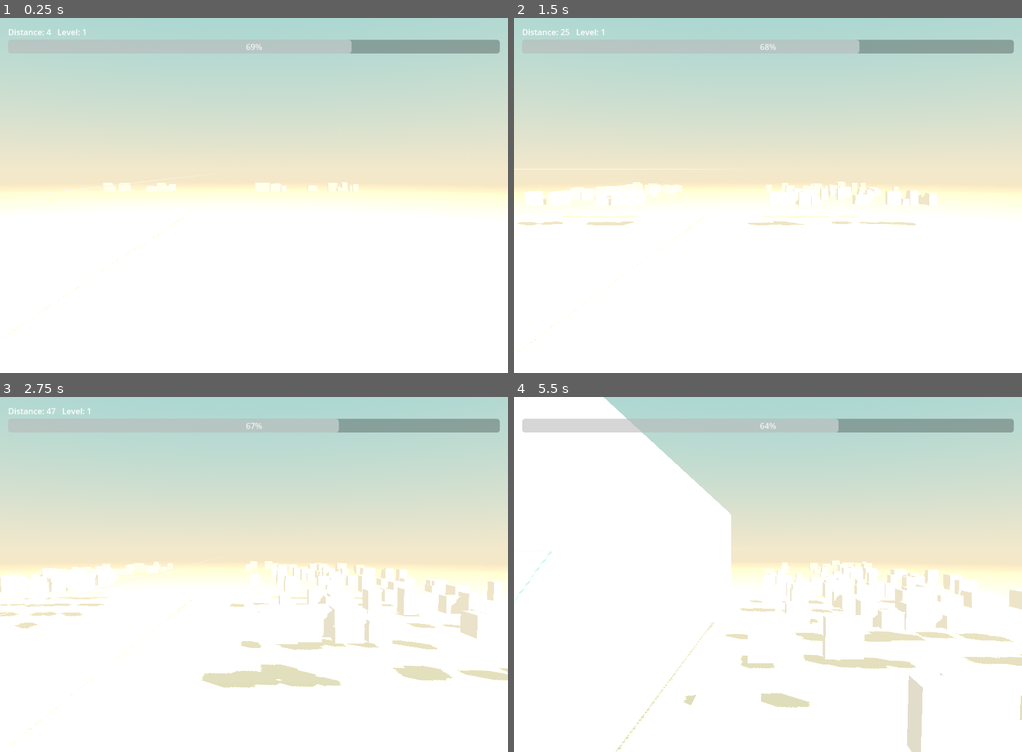
Above: before the commit, frames 1-4 (two rows, left to right).
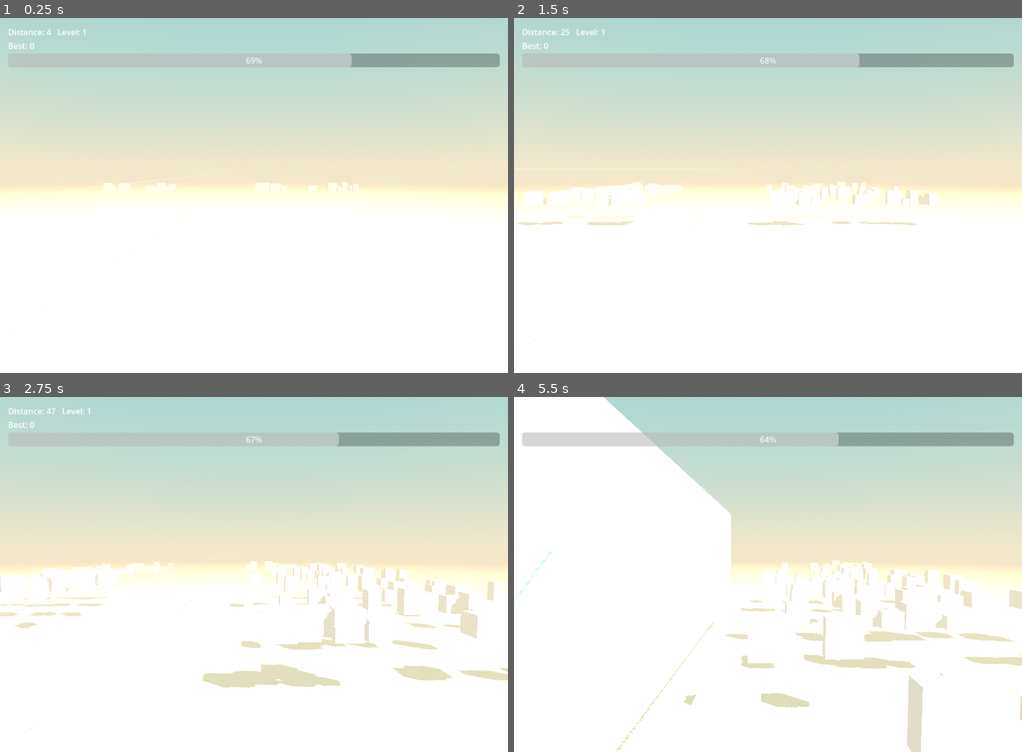
Above: after the commit, the same moments.

Repository: weathermanho/supercent
Game: Godot game, scene res://scenes/Main.tscn
Same seed, same stepped clock (60 frames per second), same inputs: the game is played once before the commit and once after it.
Inputs (mouse positions are in pixels of both pictures, inside the frame that each line leads up to):
- Up to frame 1 (0.25 s): no input
- Up to frame 2 (1.5 s): move the mouse to (879, 177) at 0.52 s; hold Right mouse button (fire_missle) 0.53-1.28 s; move the mouse to (666, 213) at 1.27 s; right-click (666, 213) at 1.35 s
- Up to frame 3 (2.75 s): move the mouse to (304, 496) at 2.02 s; hold Right mouse button (fire_missle) from 2.03 s (still down)
- Up to frame 4 (5.5 s): move the mouse to (742, 645) at 2.77 s; release Right mouse button (fire_missle) at 2.78 s; right-click (742, 645) at 2.85 s; move the mouse to (920, 627) at 3.52 s; hold Right mouse button (fire_missle) 3.53-4.28 s; move the mouse to (615, 521) at 4.27 s; right-click (615, 521) at 4.35 s; move the mouse to (793, 574) at 5.02 s; hold Right mouse button (fire_missle) from 5.03 s (still down)

The runs differ from the first frame. In frame 1, 2.4% of the frame differs, in the area x 1-99%, y 6-14%; in frame 2, 2.5%; in frame 3, 2.6%; in frame 4, 4.6%.

Commit message:
feat(meta): persist best_distance via user://best.save

Diff:
--- a/godot_project/scenes/Main.tscn
+++ b/godot_project/scenes/Main.tscn
@@ -60,6 +60,10 @@
 layout_mode = 2
 text = "Distance: 0"
 
+[node name="BestLabel" type="Label" parent="HUD/Margin/VBox"]
+layout_mode = 2
+text = "Best: 0"
+
 [node name="EnergyBar" type="ProgressBar" parent="HUD/Margin/VBox"]
 layout_mode = 2
 value = 70.0
--- a/godot_project/scripts/GameConfig.gd
+++ b/godot_project/scripts/GameConfig.gd
@@ -141,3 +141,9 @@
 	var nv: float = clampf(v, vmin, vmax)
 	var pc: float = (nv - vmin) / (vmax - vmin)
 	return tmin + pc * (tmax - tmin)
+
+
+const SaveData := preload("res://scripts/SaveData.gd")
+
+func _ready() -> void:
+	best_distance = SaveData.load_best()
--- a/godot_project/scripts/Main.gd
+++ b/godot_project/scripts/Main.gd
@@ -25,6 +25,7 @@
 @onready var hud: CanvasLayer = $HUD
 @onready var flash_overlay: ColorRect = $HUD/Flash
 @onready var distance_label: Label = $HUD/Margin/VBox/DistanceLabel
+@onready var best_label: Label = $HUD/Margin/VBox/BestLabel
 @onready var energy_bar: ProgressBar = $HUD/Margin/VBox/EnergyBar
 @onready var status_label: Label = $HUD/Margin/VBox/StatusLabel
 
@@ -114,6 +115,7 @@
 	director.tick_weapon(dt_ms / 1000.0)
 	if GameConfig.energy < 1.0:
 		GameConfig.status = GameConfig.STATUS_GAME_OVER
+		_on_game_over()
 
 	GameConfig.base_speed += (GameConfig.target_base_speed - GameConfig.base_speed) * dt_ms * 0.02
 	GameConfig.speed = GameConfig.base_speed * GameConfig.plane_speed
@@ -482,10 +484,21 @@
 func _update_hud() -> void:
 	distance_label.text = "Distance: %d   Level: %d" % [int(GameConfig.distance), GameConfig.level]
 	energy_bar.value = GameConfig.energy
+	best_label.text = "Best: %d" % GameConfig.best_distance
 	if GameConfig.status == GameConfig.STATUS_GAME_OVER:
-		status_label.text = "GAME OVER  —  press R to restart"
+		var is_new_best: bool = int(GameConfig.distance) > GameConfig.best_distance
+		status_label.text = ("NEW BEST!  Press R to fly again" if is_new_best
+							 else "GAME OVER  —  Press R to fly again")
 	else:
 		status_label.text = ""
+
+
+func _on_game_over() -> void:
+	var traveled: int = int(GameConfig.distance)
+	if traveled > GameConfig.best_distance:
+		GameConfig.best_distance = traveled
+		var SaveDataScript := preload("res://scripts/SaveData.gd")
+		SaveDataScript.save_best(GameConfig.best_distance)
 
 
 # ----- Input -----------------------------------------------------------------
--- /dev/null
+++ b/godot_project/scripts/SaveData.gd
@@ -0,0 +1,23 @@
+extends Object
+## Tiny key/value store backed by user://best.save. Best-effort: silent on failure.
+
+const SAVE_PATH := "user://best.save"
+
+
+static func load_best() -> int:
+	if not FileAccess.file_exists(SAVE_PATH):
+		return 0
+	var f := FileAccess.open(SAVE_PATH, FileAccess.READ)
+	if f == null:
+		return 0
+	var v: int = f.get_32()
+	f.close()
+	return v
+
+
+static func save_best(best: int) -> void:
+	var f := FileAccess.open(SAVE_PATH, FileAccess.WRITE)
+	if f == null:
+		return
+	f.store_32(best)
+	f.close()
